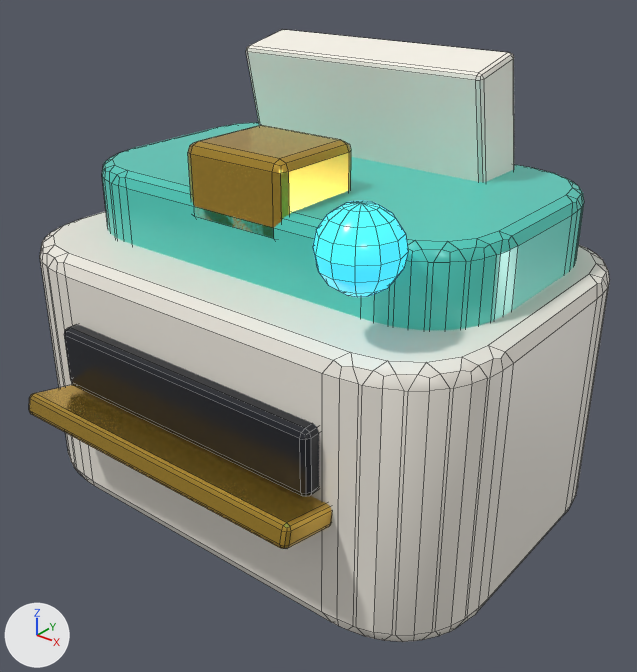
Before and after pictures for a commit that changed the FBX model Assets/MuseDesk/Art/Models/WallHabitat/WallHabitat_TaskPrinter.fbx.
The view is the same before and after, from a camera (50 mm lens) standing at (0.0819, -0.1015, 0.0891) and looking at (0.0045, -0.0047, 0.0292). Arrows for +X, +Y and +Z are at lower left; the lights stay in place. The older version comes first. Mesh edges are drawn as thin lines. Where no turn or scale is listed for an object, it has been applied to the vertices.

The older version as bpy lines, for what is in view:
```python
me_wallhabitat_taskprinter_body_mesh = bpy.data.meshes.new('WallHabitat_TaskPrinter_Body_Mesh')
me_wallhabitat_taskprinter_body_mesh.from_pydata(...)  # 1010 vertices, 960 faces; spans x -0.041..0.041, y -0.0381..0.029, z -0.021..0.0496
# faces by material slot: [262, 54, 124, 262, 108, 96, 54]
me_wallhabitat_taskprinter_body_mesh.materials.append(mat_mat_creamceramic)  # white #f4eee4
me_wallhabitat_taskprinter_body_mesh.materials.append(mat_mat_charcoalvisor)  # black #21242b
me_wallhabitat_taskprinter_body_mesh.materials.append(mat_mat_brass)  # yellow #d9b047
me_wallhabitat_taskprinter_body_mesh.materials.append(mat_mat_researcher_teal)  # cyan #47bbad
me_wallhabitat_taskprinter_body_mesh.materials.append(mat_mat_paperwarm)  # white #fbf7ec
me_wallhabitat_taskprinter_body_mesh.materials.append(mat_mat_statuscyan)  # cyan #40d1f2, glowing cyan #40d1f2
me_wallhabitat_taskprinter_body_mesh.materials.append(mat_mat_developer_coral)  # red #fa755c
ob_wallhabitat_taskprinter_mesh = bpy.data.objects.new('WallHabitat_TaskPrinter_Mesh', me_wallhabitat_taskprinter_body_mesh)
ob_wallhabitat_taskprinter_mesh.location = (0.0, 0.0, 0.021)
```
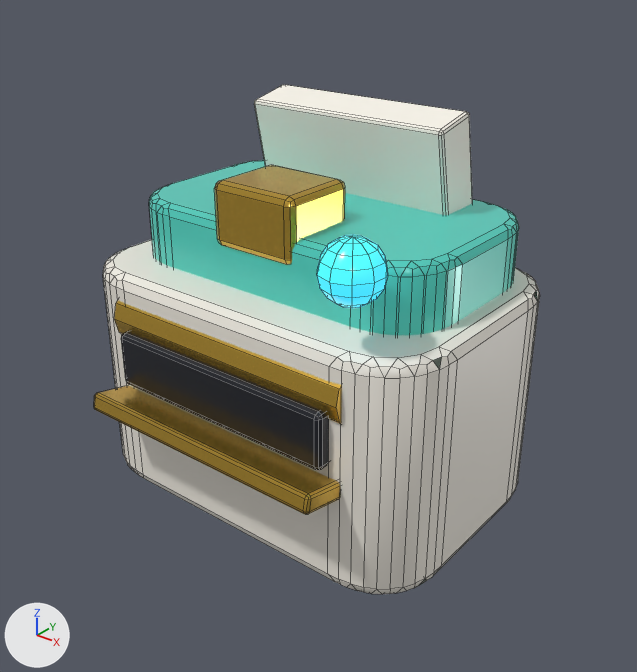
The change, as a list of edits to the scene's bpy script:
```text
Change me_wallhabitat_taskprinter_body_mesh:
    used by ob_wallhabitat_taskprinter_mesh; location = (0.0, 0.0, 0.021)
    remove me_wallhabitat_taskprinter_body_mesh.from_pydata(...)  # 1010 vertices, 960 faces; spans x -0.041..0.041, y -0.0381..0.029, z -0.021..0.0496
    add me_wallhabitat_taskprinter_body_mesh.from_pydata(...)  # 984 vertices, 930 faces; spans x -0.032..0.032, y -0.0291..0.022, z -0.019..0.0435
    me_wallhabitat_taskprinter_body_mesh part 1: the loose piece of 56 vertices spanning x -0.024..0.024, y -0.0315..-0.0255, z 0.001..0.011 is scaled about its middle by (0.834, 0.84, 0.912), then moved by (0.0, 0.007, 0.0)
    me_wallhabitat_taskprinter_body_mesh part 2: the loose piece of 56 vertices spanning x -0.026..0.026, y -0.0381..-0.0279, z -0.0036..0.0016 is multiplied about its middle by the matrix ((0.848, 0.0, 0.0), (0.0, 0.808, 0.017), (0.0, 0.017, 0.884)), then moved by (0.0, 0.008, 0.0)
    me_wallhabitat_taskprinter_body_mesh part 3: the loose piece of 56 vertices spanning x -0.022..0.022, y 0.0088..0.0232, z 0.0244..0.0496 is multiplied about its middle by the matrix ((0.82, 0.0, 0.0), (0.0, 0.806, -0.006), (0.0, -0.006, 0.835)), then moved by (0.0, -0.004, -0.004)
    me_wallhabitat_taskprinter_body_mesh part 4: the loose piece of 56 vertices spanning x -0.009..0.009, y -0.018..-0.002, z 0.027..0.039 is scaled about its middle by (0.837, 0.814, 0.838), then moved by (0.0, 0.002, -0.003)
    me_wallhabitat_taskprinter_body_mesh part 5: a new loose piece, a 12-sided cylinder along x spanning x -0.022..0.022, y -0.023..-0.013, z 0.007..0.017, in mat_mat_brass (yellow #d9b047)
    me_wallhabitat_taskprinter_body_mesh part 6: a new loose piece, a UV sphere (10 segments, 8 rings, poles along z) spanning x 0.0177..0.0263, y -0.0245..-0.0155, z 0.0255..0.0345, in mat_mat_statuscyan (cyan #40d1f2, glowing cyan #40d1f2)
    me_wallhabitat_taskprinter_body_mesh part 7: the loose piece of 280 vertices spanning x -0.041..0.041, y -0.029..0.029, z -0.021..0.021 is rebuilt with 272 vertices and now spans x -0.032..0.032, y -0.022..0.022, z -0.019..0.019
    me_wallhabitat_taskprinter_body_mesh part 8: the loose piece of 280 vertices spanning x -0.036..0.036, y -0.018..0.026, z 0.018..0.032 is rebuilt with 280 vertices and now spans x -0.028..0.028, y -0.014..0.02, z 0.017..0.029
    me_wallhabitat_taskprinter_body_mesh part 9: the loose piece of 86 vertices spanning x 0.0205..0.0315, y -0.0295..-0.0185, z 0.0275..0.0385 is deleted
    other edits to the shape of me_wallhabitat_taskprinter_body_mesh do not show in these pictures
Change ob_wallhabitat_taskprinter_mesh:
    ob_wallhabitat_taskprinter_mesh.location: (0.0, 0.0, 0.021) -> (0.0, 0.0, 0.019)
```

Changed parts and their boxes (x1, y1, x2, y2) in the pictures (637 x 672 px; the box of a moved part takes in the faces that stretch with it):
'WallHabitat_TaskPrinter_Mesh', reshaped, moved (23% narrower, 17% shorter)
    before: (29, 29, 610, 642)
    after: (94, 85, 540, 594)
part 1 of me_wallhabitat_taskprinter_body_mesh, moved or reshaped
    before: (64, 324, 319, 497)
    after: (121, 332, 329, 470)
part 2 of me_wallhabitat_taskprinter_body_mesh, moved or reshaped
    before: (29, 385, 332, 549)
    after: (94, 385, 340, 514)
part 3 of me_wallhabitat_taskprinter_body_mesh, moved or reshaped
    before: (246, 29, 514, 182)
    after: (254, 85, 472, 215)
part 4 of me_wallhabitat_taskprinter_body_mesh, moved or reshaped
    before: (188, 125, 351, 238)
    after: (214, 165, 345, 265)
part 5 of me_wallhabitat_taskprinter_body_mesh, added (yellow)
    after: (114, 300, 342, 424)
part 6 of me_wallhabitat_taskprinter_body_mesh, added (cyan)
    after: (317, 235, 388, 308)
part 7 of me_wallhabitat_taskprinter_body_mesh, rebuilt (23% narrower, 18% shorter)
    before: (40, 211, 610, 642)
    after: (103, 239, 540, 594)
part 8 of me_wallhabitat_taskprinter_body_mesh, rebuilt (23% narrower, 15% shorter)
    before: (102, 123, 584, 330)
    after: (149, 160, 519, 335)
part 9 of me_wallhabitat_taskprinter_body_mesh, deleted (cyan)
    before: (313, 201, 408, 297)
